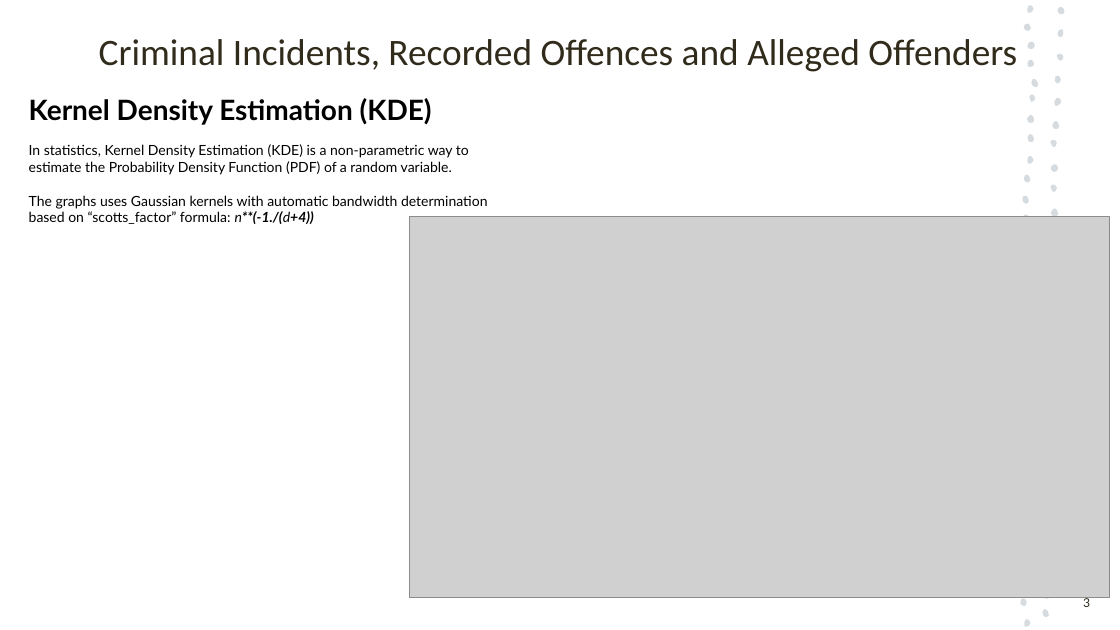
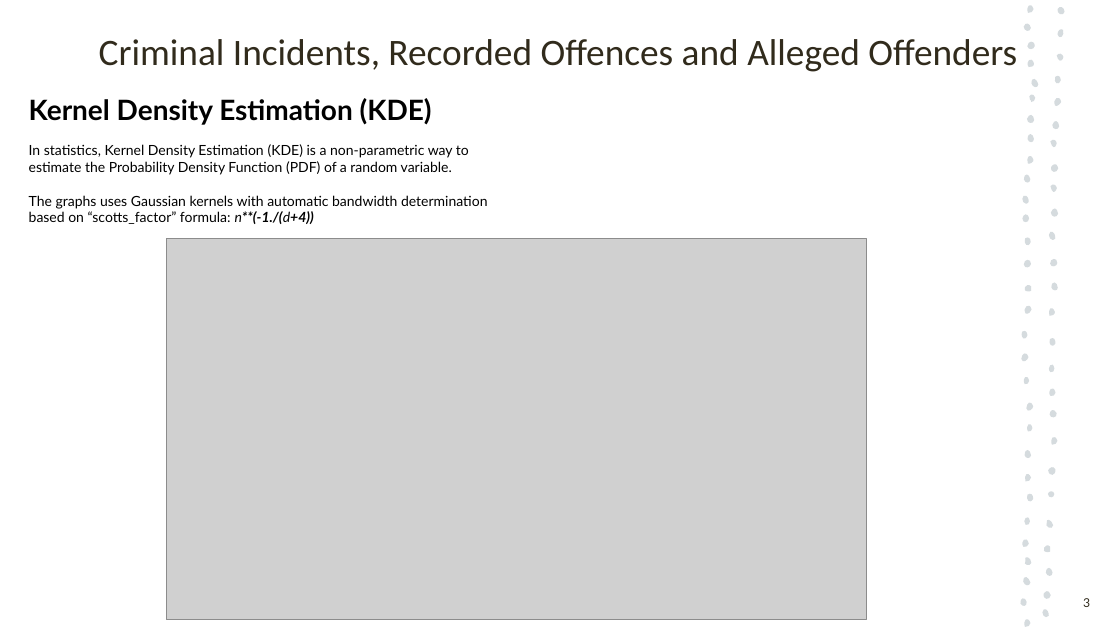
Before and after one commit to antoinetteboyle/Project-1, a slide deck: slide 3 of Crime_Victoria_PowerPoint_Presentation_temporary_Anh.pptx. Drawn at 1120x630 pixels with LibreOffice and Linux fonts; fonts in the diff are those of the drawing; grey boxes stand for pictures. Boxes give left, top, right and bottom in pixels: in the first picture for what was removed or moved away, otherwise in the second. Text is boxed around its words. In the diff, an @@ line names an element or a change of style, - is before the commit and + after.

```diff
--- a/Crime_Victoria_PowerPoint_Presentation_temporary_Anh.pptx
+++ b/Crime_Victoria_PowerPoint_Presentation_temporary_Anh.pptx
@@ picture: place and size @@
-picture at bbox=[409, 217, 1109, 597]
+picture at bbox=[166, 239, 866, 619]
@@ group added at bbox=[1020, 231, 1059, 588]: 30 freeform shapes @@
```
Also in this commit, not shown: 2 other slides changed, 1 slide added, 4 other files.
